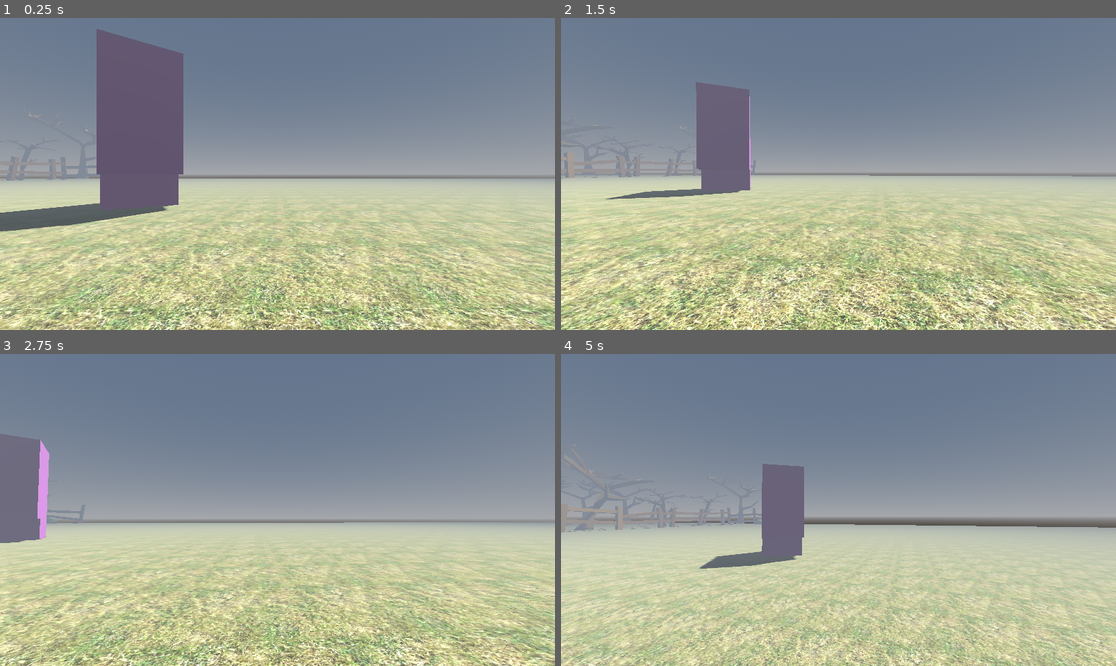
Above: before the commit, frames 1-4 (two rows, left to right).
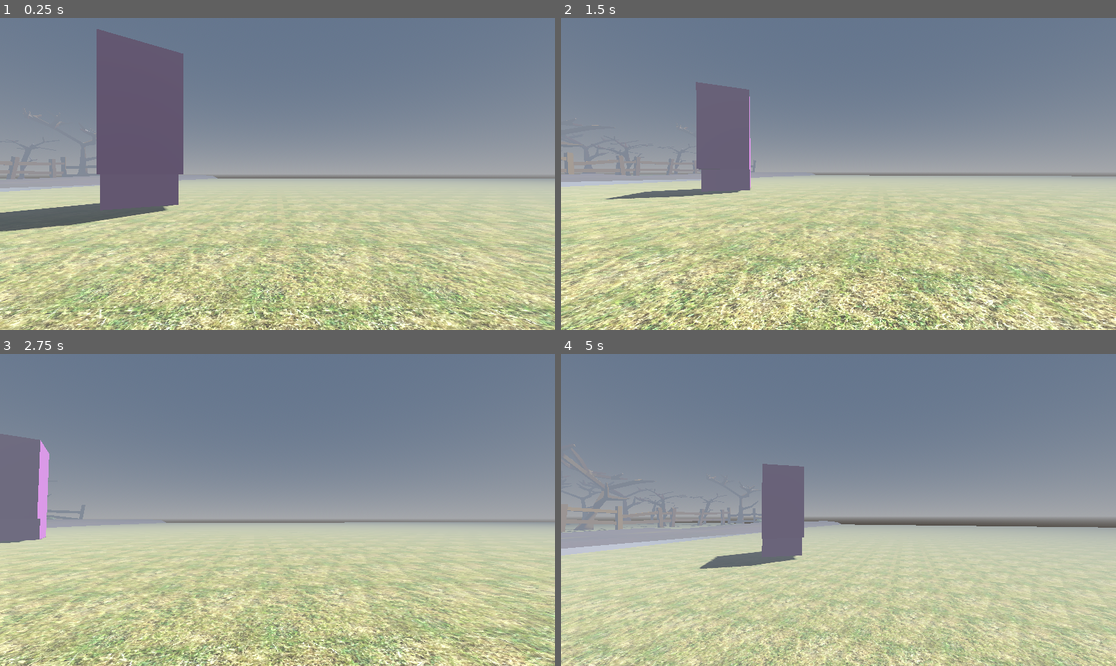
Above: after the commit, the same moments.

Repository: thedevbones/project-hillbilly
Game: Godot game, scene res://world.tscn
The game is run twice, just before and just after one commit, with the same random seed, the same clock (stepped at 60 frames per second) and the same inputs.
Inputs (mouse positions are in pixels of both pictures, inside the frame that each line leads up to):
- Up to frame 1 (0.25 s): no input
- Up to frame 2 (1.5 s): move the mouse to (866, 174) at 0.52 s; hold D (walk_right) 0.53-1.28 s; hold Ctrl (crouch) 0.53-1.28 s; tap Space (jump) at 0.77 s; move the mouse to (810, 174) at 1.27 s; hold S (walk_back) from 1.28 s (still down); tap Shift (sprint) at 1.35 s
- Up to frame 3 (2.75 s): tap Space (jump) at 1.52 s; move the mouse to (288, 503) at 2.02 s; release S (walk_back) at 2.03 s; hold D (walk_right) from 2.03 s (still down); tap W (walk_foward) at 2.1 s
- Up to frame 4 (5 s): move the mouse to (832, 516) at 2.77 s; tap Ctrl (crouch) at 2.85 s; tap Space (jump) at 3.02, 3.77, 4.52 s; move the mouse to (877, 513) at 3.52 s; release D (walk_right) at 3.53 s; hold Shift (sprint) 3.53-4.28 s; hold A (walk_left) from 3.53 s (still down); move the mouse to (794, 506) at 4.27 s; tap W (walk_foward) at 4.35 s

The runs differ from the first frame. In frame 1, 0.4% of the frame differs, in the area x 0-40%, y 50-56%; in frame 2, 0.4%; in frame 3, 0.2%; in frame 4, 1.6%, in the area x 0-51%, y 53-65%.

Commit message:
Added road and its collision

Diff:
--- a/world.tscn
+++ b/world.tscn
@@ -11,6 +11,7 @@
 [ext_resource type="PackedScene" uid="uid://cjg8m4f2j7j0j" path="res://assets/fence01.glb" id="6_i5dq2"]
 [ext_resource type="PackedScene" uid="uid://bhn1neo41gqou" path="res://assets/fence02.glb" id="7_3wrog"]
 [ext_resource type="AudioStream" uid="uid://xlb6fv3736ab" path="res://audio/storm.mp3" id="7_b0214"]
+[ext_resource type="PackedScene" path="res://assets/road.glb" id="12_mgubx"]
 
 [sub_resource type="CapsuleShape3D" id="CapsuleShape3D_hnuiv"]
 
@@ -40,6 +41,9 @@
 [sub_resource type="BoxShape3D" id="BoxShape3D_vysbs"]
 size = Vector3(1.38953, 4.86829, 17.5196)
 
+[sub_resource type="BoxShape3D" id="BoxShape3D_dlb2c"]
+size = Vector3(121.239, 2.22177, 12.5642)
+
 [node name="World" type="Node3D"]
 
 [node name="Player" type="CharacterBody3D" parent="."]
@@ -197,4 +201,16 @@
 volume_db = -15.0
 autoplay = true
 
+[node name="road" parent="." instance=ExtResource("12_mgubx")]
+transform = Transform3D(-0.015812, 0, -0.999875, 0, 1, 0, 0.999875, 0, -0.015812, -21.6377, 0.0496855, -21.2794)
+
+[node name="RigidBody3D" type="RigidBody3D" parent="road"]
+
+[node name="CollisionShape3D" type="CollisionShape3D" parent="road/RigidBody3D"]
+transform = Transform3D(1, 0, 0, 0, 1, 0, 0, 0, 1, 31.4943, -0.294854, 0.123352)
+shape = SubResource("BoxShape3D_dlb2c")
+
+[node name="road2" parent="." instance=ExtResource("12_mgubx")]
+transform = Transform3D(-0.0012043, 0, -0.999999, 0, 1, 0, 0.999999, 0, -0.0012043, -22.1755, -0.0650949, 38.6331)
+
 [connection signal="timeout" from="Player/StepTimer" to="Player" method="_on_step_timer_timeout"]
Binary file added: assets/road.glb
Not shown, added: assets/road.glb.import
Binary file added: assets/road_Untitled.png
Not shown, added: assets/road_Untitled.png.import
Not shown: 1 places in world.tscn that only renumber resources
